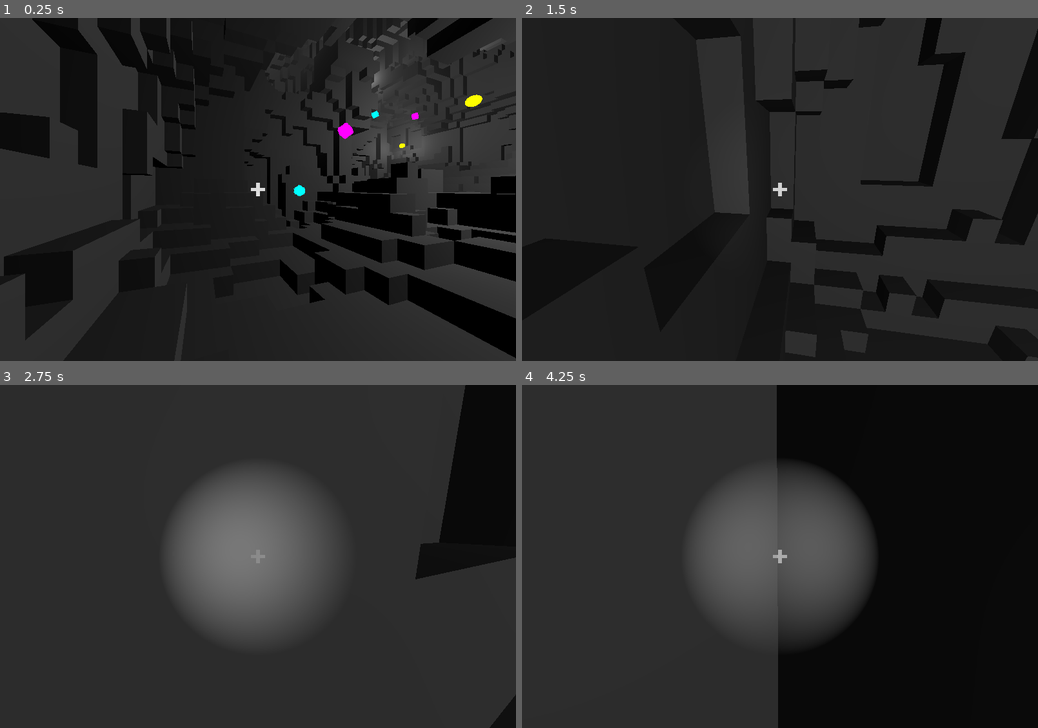
Above: before the commit, frames 1-4 (two rows, left to right).
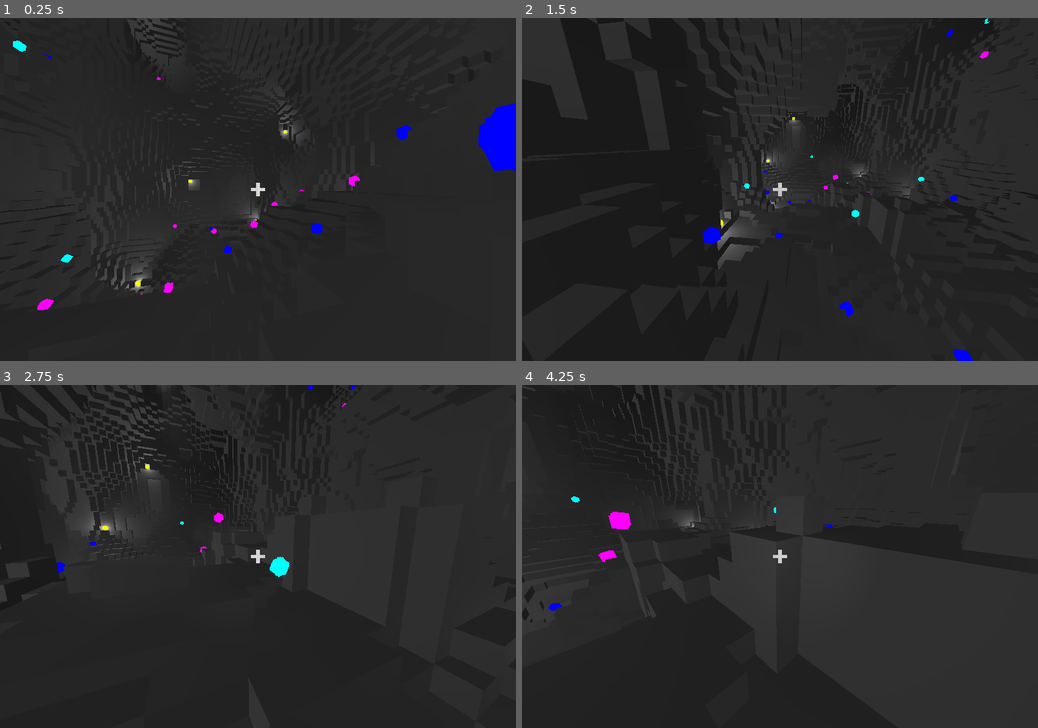
Above: after the commit, the same moments.

Repository: RoquefortCheese/AOU
Game: Godot game, scene res://main.tscn
Same seed, same stepped clock (60 frames per second), same inputs: the game is played once before the commit and once after it. The engine's default icon, where the game draws it, is replaced by a stand-in: a white triangle on a blue panel in a dark square.
Inputs (mouse positions are in pixels of both pictures, inside the frame that each line leads up to):
- Up to frame 1 (0.25 s): no input
- Up to frame 2 (1.5 s): tap Enter at 0.5 s; move the mouse to (893, 172) at 0.52 s; press the mouse at (893, 172) at 0.53 s; hold Right (right) 0.53-1.28 s; tap Space (jump) at 0.77 s; move the mouse to (754, 189) at 1.27 s; release the mouse at (754, 189) at 1.28 s; hold Up (forward) from 1.28 s (still down); right-click (754, 189) at 1.35 s
- Up to frame 3 (2.75 s): keep holding Up (forward); tap Space (jump) at 1.52 s; move the mouse to (268, 549) at 2.02 s; tap Alt at 2.1 s
- Up to frame 4 (4.25 s): keep holding Up (forward); move the mouse to (774, 563) at 2.77 s; tap Shift at 2.85 s; tap Space (jump) at 3.02, 3.77 s; move the mouse to (816, 559) at 3.52 s; press the mouse at (816, 559) at 3.53 s

The runs differ from the first frame. In frame 1, 24% of the frame differs, in the area x 0-100%, y 0-100%; in frame 2, 7.3%; in frame 3, 20%; in frame 4, 47%, in the area x 5-100%, y 0-100%.

Commit message:
bugfix, spawning distancing, anomaly follow range limitation, noise frequency randomization, lighting improvement, and other minor tweaks

Diff:
--- a/anomaly.gd
+++ b/anomaly.gd
@@ -3,8 +3,10 @@
 const floatconst = 4
 const wobbleconst = 4
 const followconst = 2
+const repelconst = 6
 const heightfriction = -4
 const flatfriction = -1
+const followradius = 16
 @export var boxmesh: BoxMesh
 
 var boxes: Array[MeshInstance3D]
@@ -30,6 +32,7 @@
 	acceleration = Vector3.ZERO
 	spinboxes(delta)
 	follow()
+	spaceout()
 	hover()
 	domath(delta)
 	move_and_slide()
@@ -60,7 +63,16 @@
 		acceleration.y += min(floatconst * error ** 2, 32) * -sign(error)
 
 func follow():
-	acceleration += Global.flatten(Global.player.position - position).normalized() * followconst
+	var diff = Global.player.position - position
+	if diff.length() <= followradius:
+		acceleration += Global.flatten(diff).normalized() * followconst
+
+func spaceout():
+	for anomaly in chamber.anomalies:
+		if anomaly != self:
+			var diff = position - anomaly.position
+			if diff.length() >= 2 ** -4:
+				acceleration += diff.normalized() * repelconst / diff.length() ** 2
 
 func domath(delta: float):
 	velocity.y *= exp(heightfriction) ** delta
--- a/chamber.gd
+++ b/chamber.gd
@@ -13,12 +13,13 @@
 }
 var pos: Vector3
 var size: int
+var dice: RandomNumberGenerator
 var voxmap: Dictionary[Vector3, Global.Vox]
 var air: Array[Vector3]
 var groundmap: Dictionary[Vector3, Vector3]
-var dice: RandomNumberGenerator
 var noise: FastNoiseLite
 var surfacetools: Dictionary[Global.Vox, SurfaceTool]
+var anomalies: Array[CharacterBody3D]
 
 func rescale(value: float, min: float, max: float):
 	return value * (max - min) / 2 + (max + min) / 2
@@ -28,6 +29,16 @@
 
 func randomair():
 	return dicechoose(air)
+
+func spawnpoint():
+	while true:
+		var point = groundmap[randomair()] + Vector3(0.5, 0, 0.5)
+		var distanced = true
+		for anomaly in anomalies:
+			if Global.dist(point, anomaly.position) < 4:
+				distanced = false
+		if distanced:
+			return point
 
 func genair():
 	air = []
@@ -66,7 +77,7 @@
 	noise = FastNoiseLite.new()
 	noise.seed = dice.randi()
 	noise.noise_type = FastNoiseLite.TYPE_SIMPLEX
-	noise.frequency = 0.2 / sqrt(size)
+	noise.frequency = 0.2 / sqrt(size) * 2 ** dice.randf_range(-1, 1)
 	noise.fractal_octaves = 4
 	for x in range(size):
 		for y in range(size):
@@ -92,6 +103,9 @@
 							voxmap[Vector3(x, yy, z)] = Global.Vox.STONE
 					streak = 0
 	genair()
+	if len(air) == 0:
+		terragen()
+		return
 	print("floodfilling...")
 	var frontier = [randomair()]
 	var flood = {frontier[0]: true}
@@ -159,17 +173,23 @@
 		add_child(meshinstance)
 
 func placelights():
+	var volumefactor = len(air) ** (1. / 3)
 	var lighting = {}
 	for point in air:
 		lighting[point] = 0
-	for i in range(8):
+	for i in range(24):
 		var light = OmniLight3D.new()
-		light.omni_range = 2 ** dice.randf_range(4, 7)
-		var lightpos
-		while true:
-			lightpos = randomair()
-			if i == 0 or dice.randf() ** 16 >= lighting[lightpos] / i:
-				break
+		light.omni_range = volumefactor * 2 ** dice.randf_range(-1, 1)
+		var bestpoints = []
+		var leastlight = INF
+		for point in air:
+			var brightness = lighting[point]
+			if brightness < leastlight:
+				leastlight = brightness
+				bestpoints.clear()
+			if brightness == leastlight:
+				bestpoints.append(point)
+		var lightpos = dicechoose(bestpoints)
 		light.position = lightpos + Vector3.ONE / 2.
 		for point in lighting:
 			lighting[point] += 1 / Global.dist(lightpos, point)
@@ -187,8 +207,9 @@
 	for i in range(len(air) * 0.0004):
 		var anomaly = anomscene.instantiate()
 		anomaly.create(self, dicechoose([Color.MAGENTA, Color.BLUE, Color.CYAN]))
-		anomaly.position = randomair() + Vector3(0.5, 1, 0.5)
+		anomaly.position = spawnpoint() + Vector3.UP
+		anomalies.append(anomaly)
 		add_child(anomaly)
 
 func welcomeplayer():
-	Global.player.position = groundmap[randomair()] + Vector3(0.5, 0, 0.5)
+	Global.player.position = spawnpoint()
--- a/project.godot
+++ b/project.godot
@@ -84,4 +84,5 @@
 rendering_device/driver.windows="d3d12"
 renderer/rendering_method="gl_compatibility"
 renderer/rendering_method.mobile="gl_compatibility"
+anti_aliasing/quality/use_debanding=true
 limits/opengl/max_lights_per_object=256
--- a/world.gd
+++ b/world.gd
@@ -7,10 +7,11 @@
 	starttime = Time.get_ticks_msec()
 	setglobals()
 	var chamber = chamberscene.instantiate()
-	chamber.create(Vector3.ZERO, 64)
+	chamber.create(Vector3.ZERO, 128)
 	add_child(chamber)
 
 func setglobals():
 	Global.worldseed = randi()
+	print("world seed: " + str(Global.worldseed))
 	Global.world = self
 	Global.player = $Player
